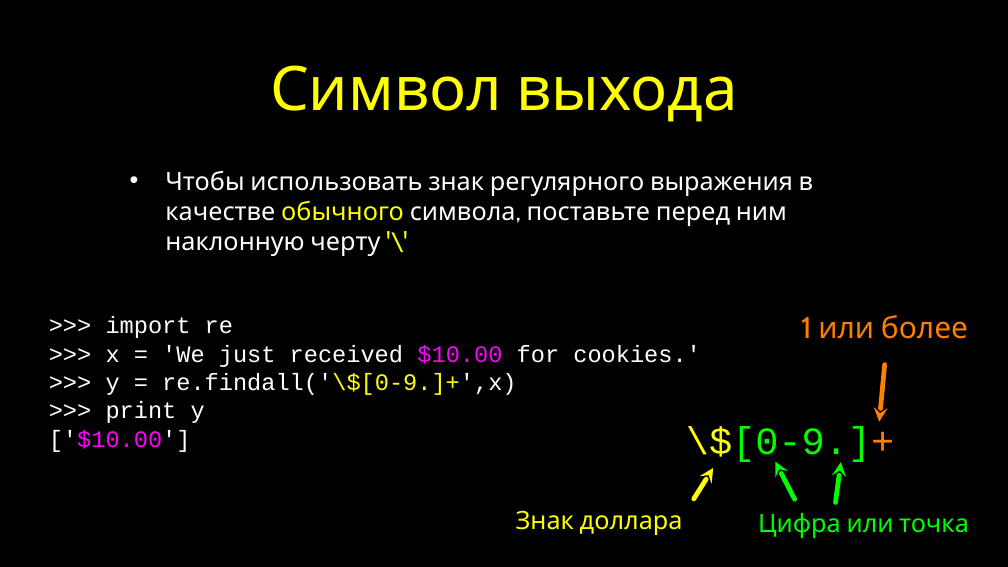
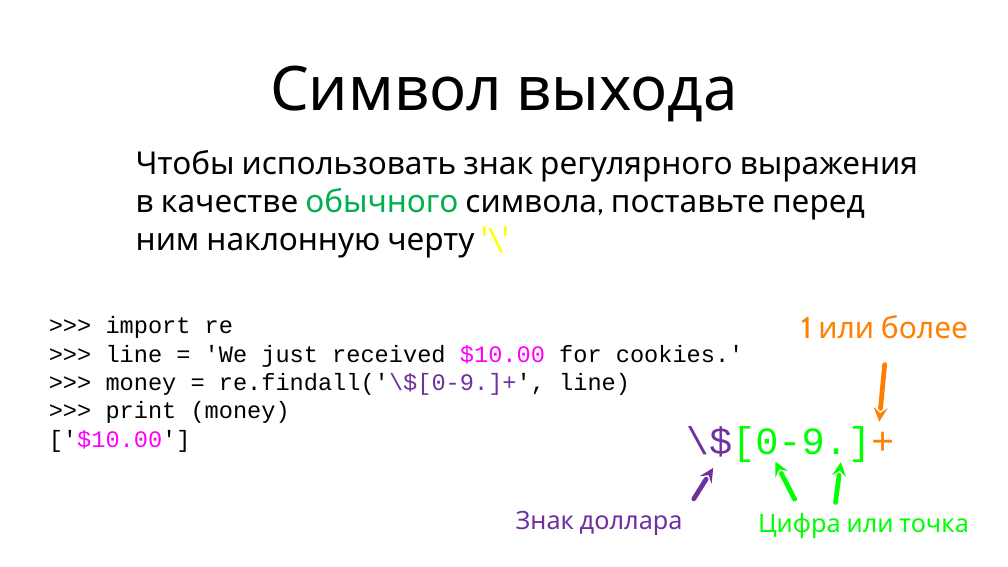
Before and after one commit to maxchv/LearnPython, a slide deck: slide 42 of week06/Strings.pptx (slide 43 before the commit). Drawn at 1008x567 pixels with LibreOffice and Linux fonts; fonts in the diff are those of the drawing. Boxes give left, top, right and bottom in pixels: in the first picture for what was removed or moved away, otherwise in the second. Text is boxed around its words. In the diff, an @@ line names an element or a change of style, - is before the commit and + after.

```diff
--- a/week06/Strings.pptx
+++ b/week06/Strings.pptx
@@ background #000000 to #FFFFFF @@
@@ title "Символ выхода" at [270,65,738,122]: text colour #FFFF00 to #000000 @@
@@ text "Чтобы использовать знак регулярного выражения ...": place and size @@
-text "Чтобы использовать знак регулярного выражения ..." at [165,170,814,256]
+text "Чтобы использовать знак регулярного выражения ..." at [136,150,918,258]
@@ text "Чтобы использовать знак регулярного выражения ..." at [136,150,918,258]: size 32 to 40 pt; text colour #FFFFFF to #000000 in "Чтобы использовать знак регулярного выражения в качестве ..."; text colour #FFFF00 to #00B050 in "обычного" @@
@@ text at [49,316,233,452]: text colour #FFFFFF to #000000 in ">>> import re", "['$10.00']" @@
@@ text at [106,345,744,423]: text changed; text colour #FFFFFF to #000000 @@
->>> x = 'We just received $10.00 for cookies.'
->>> y = re.findall('\$[0-9.]+',x)
->>> print y
+>>> line = 'We just received $10.00 for cookies.'
+>>> money = re.findall('\$[0-9.]+', line)
+>>> print (money)
@@ text "\$[0-9.]+" at [686,426,894,465]: text colour #FFFF00 to #7030A0 in "\$[0-9.]+" @@
@@ arrow (713, 468) - (694, 499): stroke #FFFF00 6 pt to #7030A0 6 pt @@
@@ text "Знак доллара" at [516,510,683,535]: text colour #FFFF00 to #7030A0 @@
```
Also in this commit, not shown: 12 other slides changed, 6 slides added, 7 slides removed, 1 other file.
